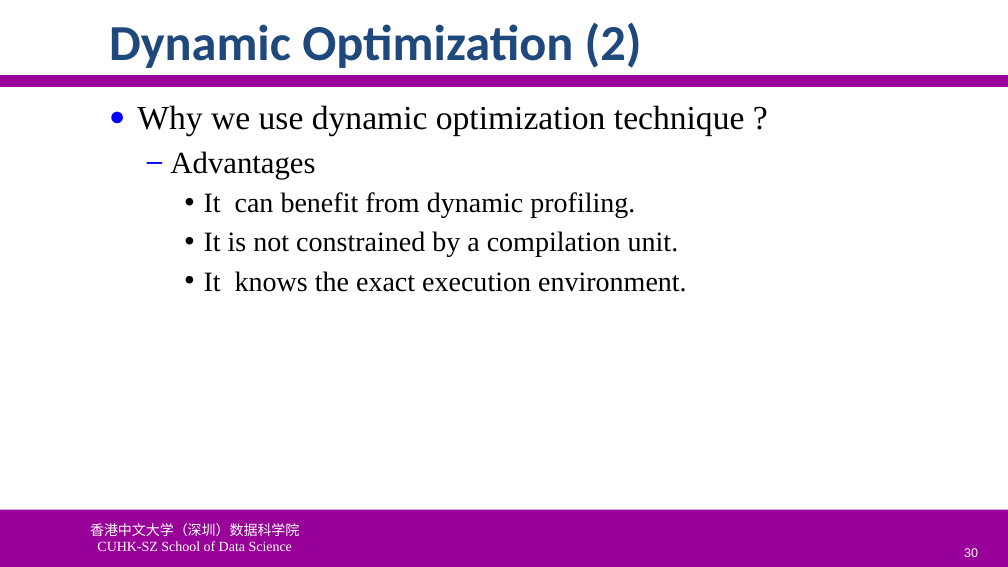
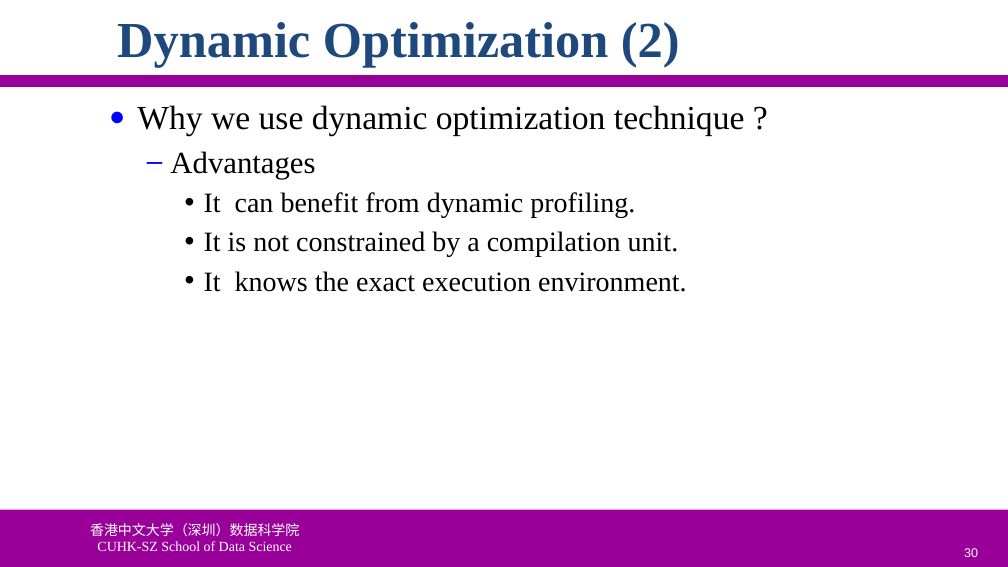
Before and after one commit to ychung1103/ychung1103.github.io, a slide deck: slide 30 of Slides/CSC6103/VT-02 System Virtualization.pptx. Drawn at 1008x567 pixels with LibreOffice and Linux fonts; fonts in the diff are those of the drawing; background and template pictures are left out. Boxes give left, top, right and bottom in pixels: in the first picture for what was removed or moved away, otherwise in the second. Text is boxed around its words. In the diff, an @@ line names an element or a change of style, - is before the commit and + after.

```diff
--- a/Slides/CSC6103/VT-02 System Virtualization.pptx
+++ b/Slides/CSC6103/VT-02 System Virtualization.pptx
@@ title "Dynamic Optimization (2)": place and size @@
-title "Dynamic Optimization (2)" at [109, 22, 642, 68]
+title "Dynamic Optimization (2)" at [117, 22, 680, 68]
@@ title "Dynamic Optimization (2)" at [117, 22, 680, 68]: font Calibri to Times New Roman @@
```
Also in this commit, not shown: 46 other slides changed, 1 other file.
